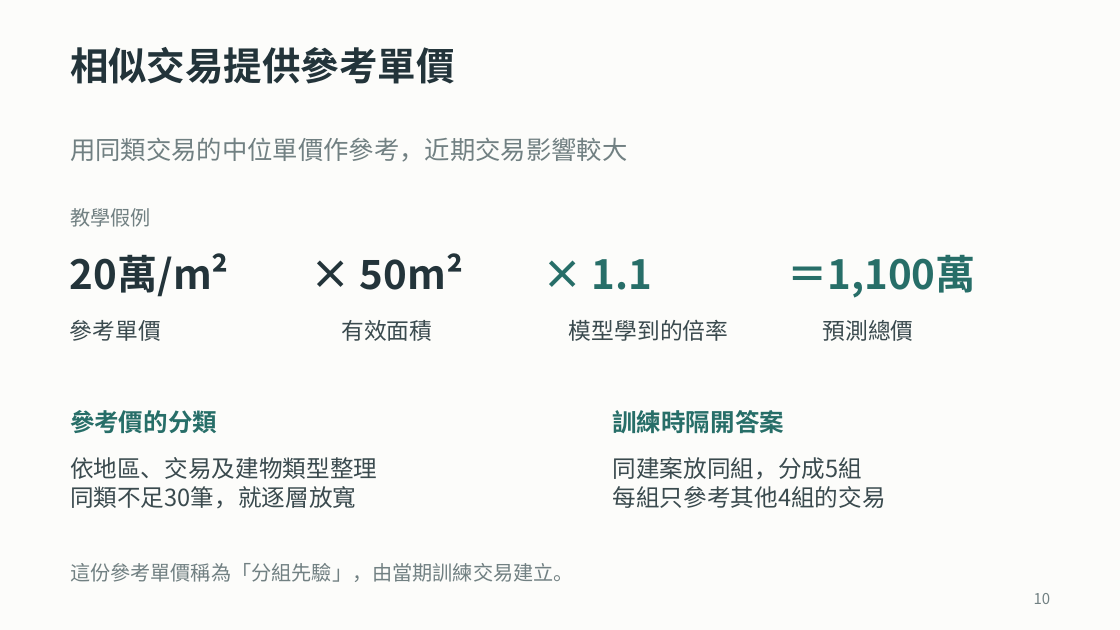
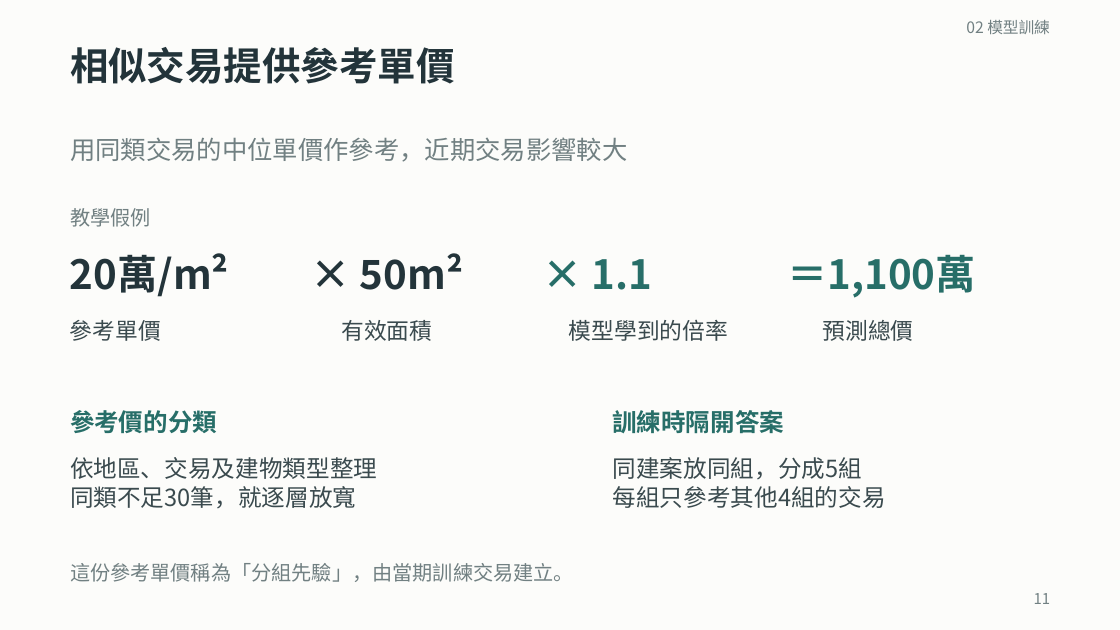
Before and after one commit to ziyi930108/nycu-house-price-regression, a slide deck: slide 11 of teaching/final_presentation/台灣房屋銷售價格預測挑戰賽_上台簡報.pptx (slide 10 before the commit). Drawn at 1120x630 pixels with LibreOffice and Linux fonts; fonts in the diff are those of the drawing. Boxes give left, top, right and bottom in pixels: in the first picture for what was removed or moved away, otherwise in the second. Text is boxed around its words. In the diff, an @@ line names an element or a change of style, - is before the commit and + after.

```diff
--- a/teaching/final_presentation/台灣房屋銷售價格預測挑戰賽_上台簡報.pptx
+++ b/teaching/final_presentation/台灣房屋銷售價格預測挑戰賽_上台簡報.pptx
@@ text added at (966,20,1050,34), 13.5 pt, text #718082 @@
+02 模型訓練
@@ text at (1034,593,1051,604): text changed @@
-10
+11
```
Also in this commit, not shown: 13 other slides changed, 1 slide added, 1 slide removed, 25 other files.
